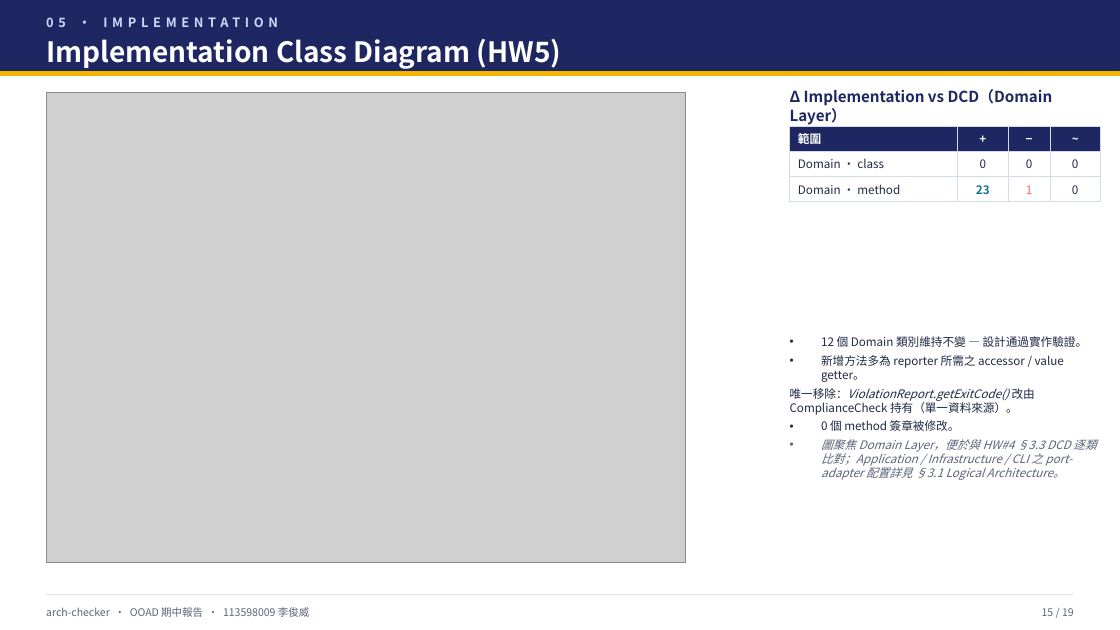
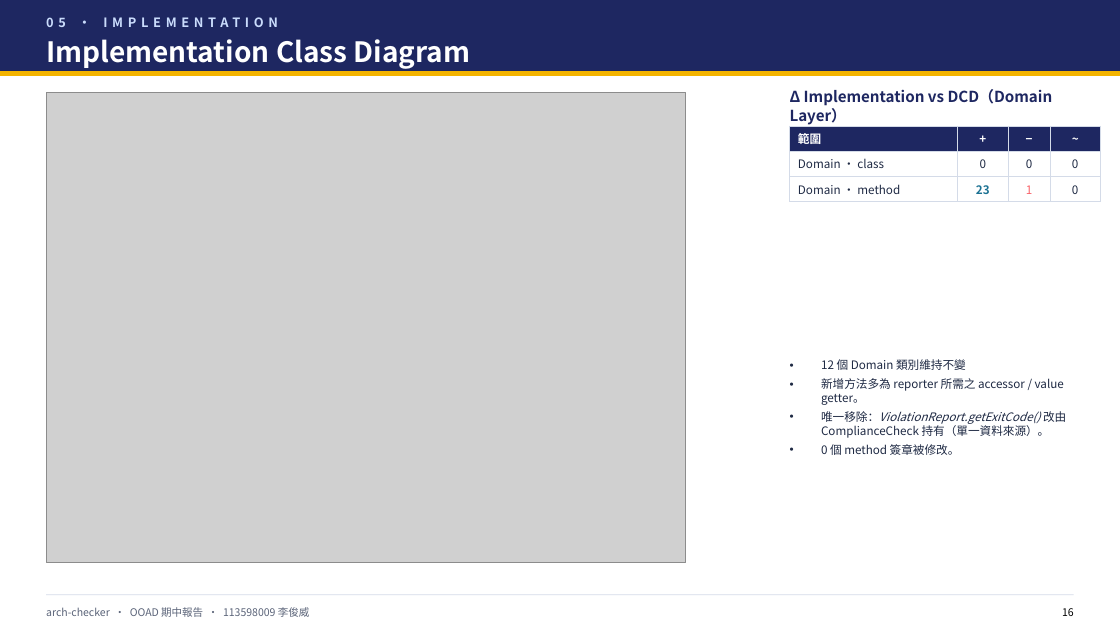
Before and after one commit to chun-wei0413/arch-checker, a slide deck: slide 17 of hw/Midterm/midterm-team6.pptx (slide 16 before the commit). Drawn at 1120x630 pixels with LibreOffice and Linux fonts; fonts in the diff are those of the drawing; grey boxes stand for pictures. Boxes give left, top, right and bottom in pixels: in the first picture for what was removed or moved away, otherwise in the second. Text is boxed around its words. In the diff, an @@ line names an element or a change of style, - is before the commit and + after.

```diff
--- a/hw/Midterm/midterm-team6.pptx
+++ b/hw/Midterm/midterm-team6.pptx
@@ text at <box>46,39,471,69</box>: text changed @@
-Implementation Class Diagram (HW5)
+Implementation Class Diagram
@@ text at <box>821,359,966,370</box>: text changed @@
-• 12 個 Domain 類別維持不變 — 設計通過實作驗證。
+• 12 個 Domain 類別維持不變
@@ text at <box>821,439,1096,480</box>: paragraph removed @@
-• 圖聚焦 Domain Layer，便於與 HW#4 §3.3 DCD 逐類比對；Application / Infrastructure / CLI 之 port-adapter 配置詳見 §3.1 Logical Architecture。
@@ text at <box>1062,608,1074,616</box>: text changed; text colour #5B6479 to #000000 @@
-15 / 19
+16
```
Also in this commit, not shown: 15 other slides changed, 5 slides added, 4 slides removed, 1 other file.
